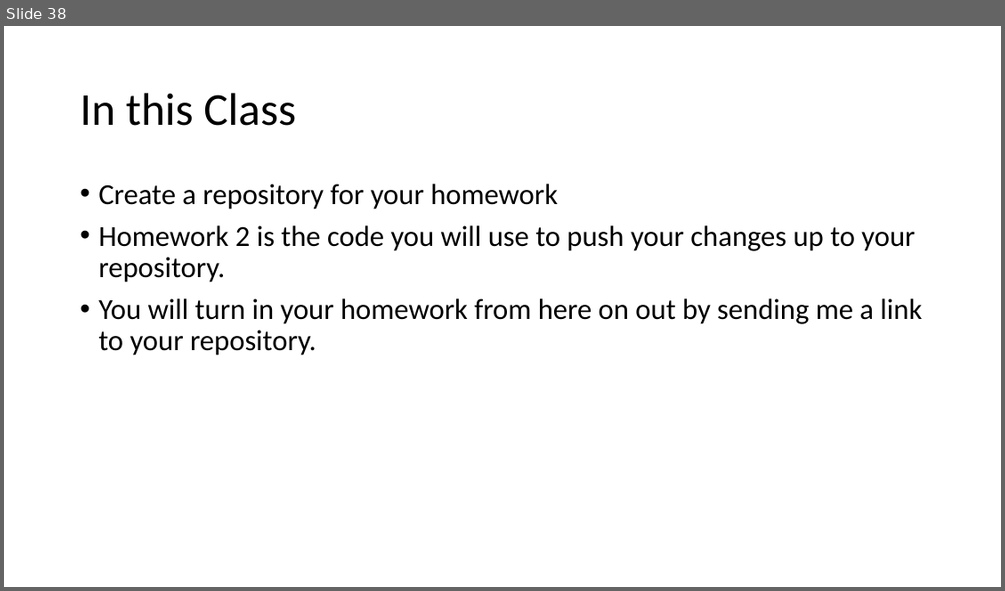
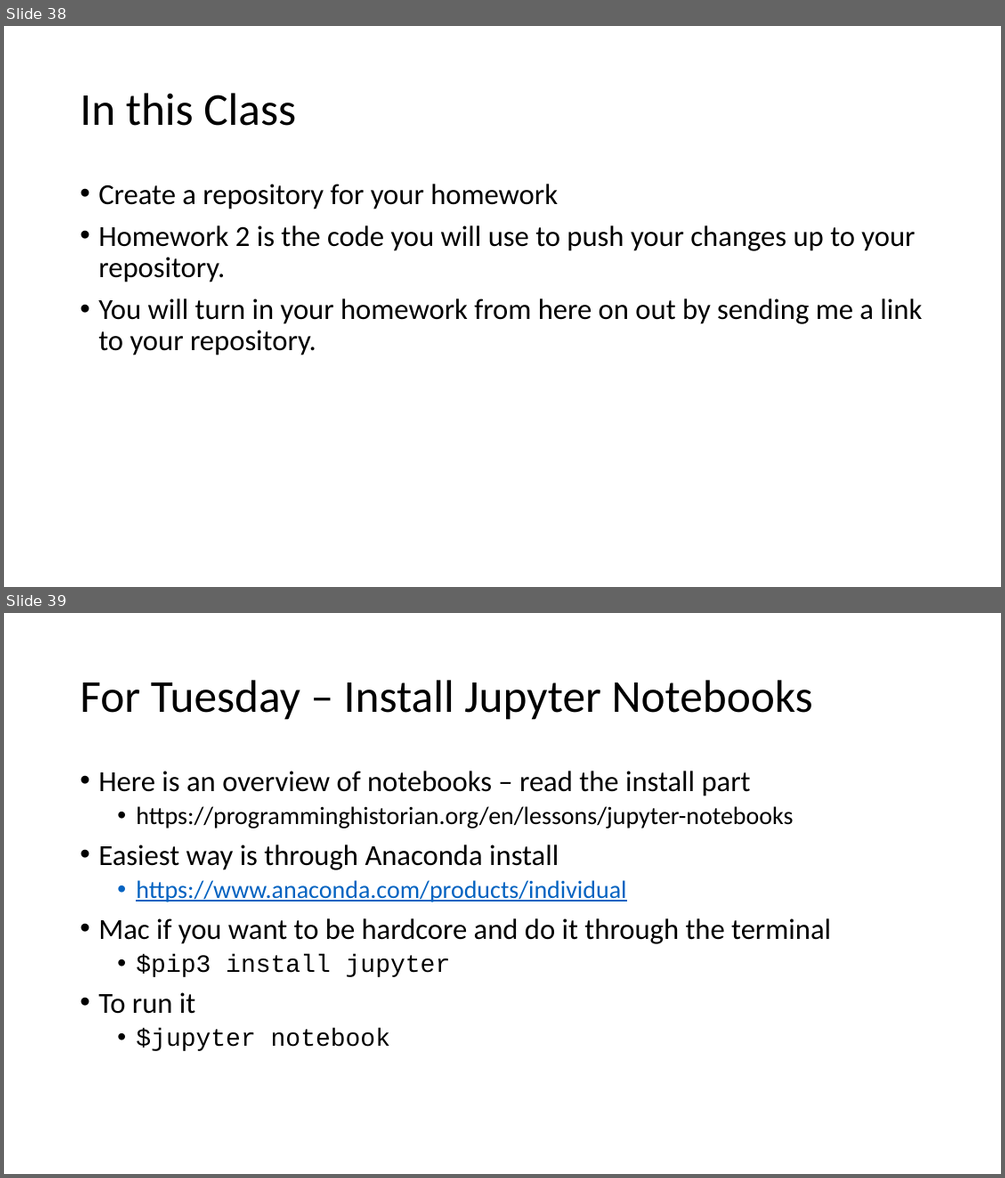
Before and after one commit to juliema/Data_Science_For_Biology_II, a slide deck: Part.1_VersionControl/Module1.Github.pptx. Shown one above the other, each under a label of ours: slide 38 before the commit, slides 38 and 39 after it. The pictures are 1005x591 and 1005x1178 pixels, drawn with LibreOffice and Linux fonts; fonts in the diff are those of the drawing. Boxes give left, top, right and bottom in pixels: in the first picture for what was removed or moved away, otherwise in the second. Text is boxed around its words. In the diff, an @@ line names an element or a change of style, - is before the commit and + after.

Commit message:
adding jupyter notebook install instructions

```diff
--- a/Part.1_VersionControl/Module1.Github.pptx
+++ b/Part.1_VersionControl/Module1.Github.pptx
@@ slide 39 added at <box>4,613,1001,1174</box>, background #FFFFFF @@
@@ title added at <box>80,680,813,720</box>, 44 pt, text #000000 @@
+For Tuesday – Install Jupyter Notebooks
@@ text added at <box>98,771,831,1051</box>, 24 pt, text #000000 @@
+• Here is an overview of notebooks – read the install part
+  • https://programminghistorian.org/en/lessons/jupyter-notebooks
+• Easiest way is through Anaconda install
+  • https://www.anaconda.com/products/individual
+• Mac if you want to be hardcore and do it through the terminal
+  • $pip3 install jupyter
+• To run it
+  • $jupyter notebook
```
